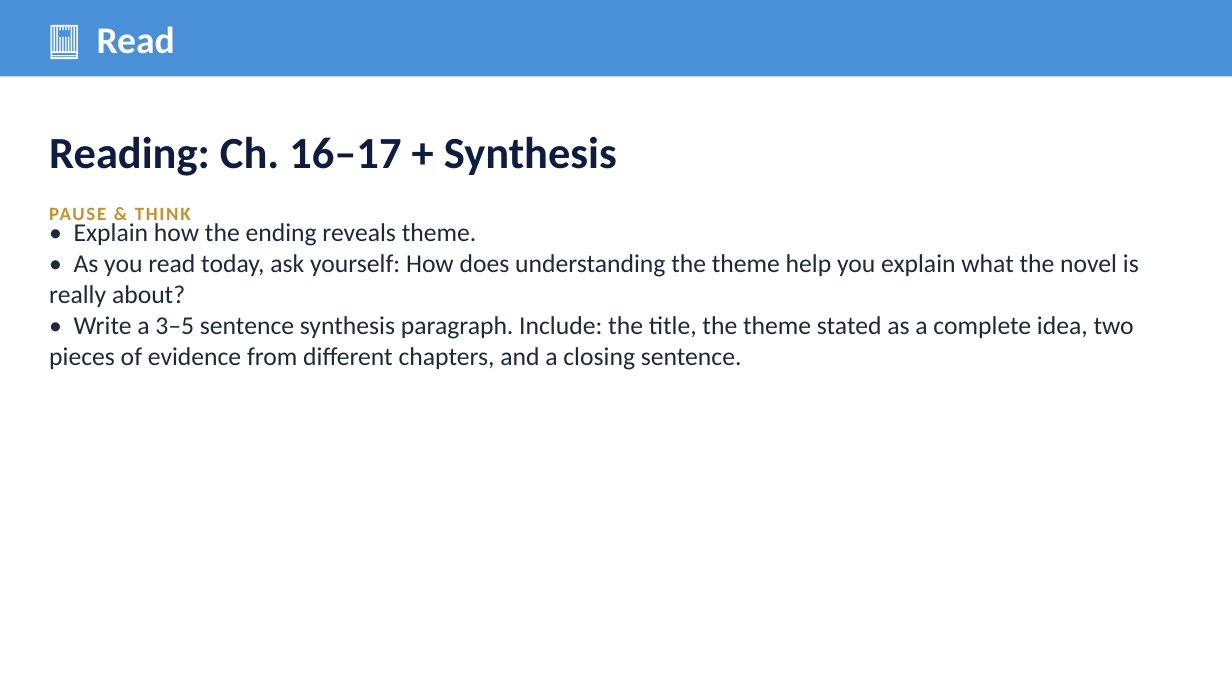
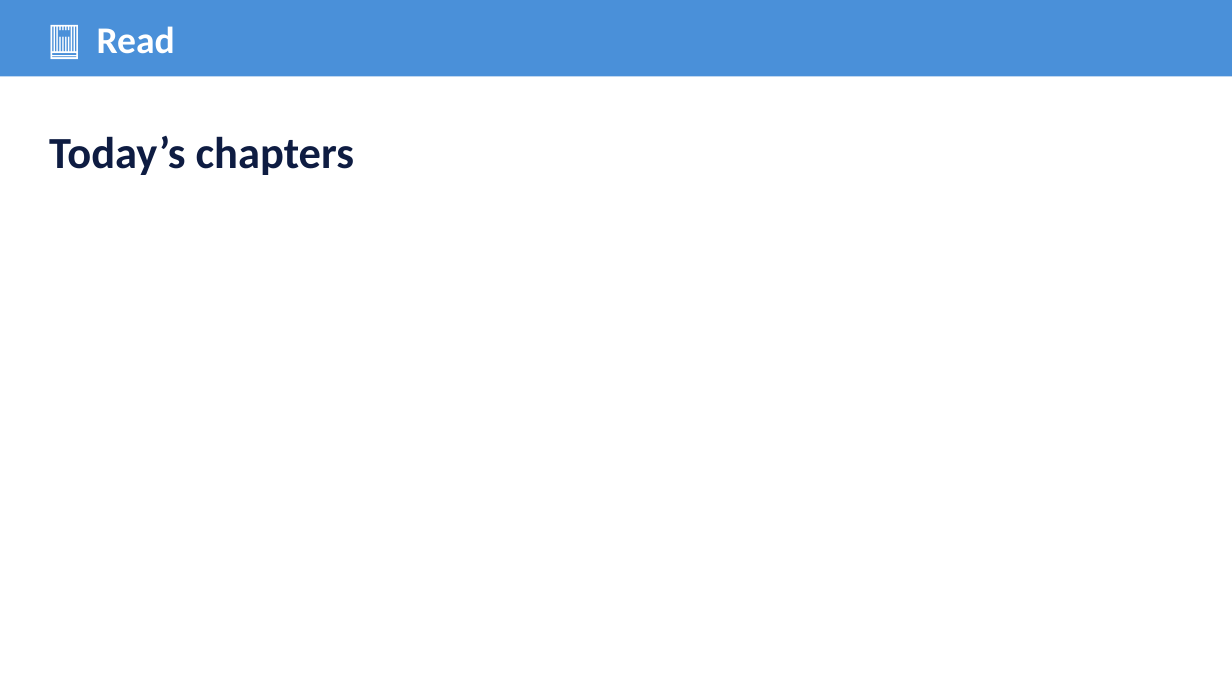
Before and after one commit to optimaondemand/optima-3rd-ela, a slide deck: slide 12 of Planning docs/Slides/lesson-30-3-teacher-slides.pptx. Drawn at 1232x693 pixels with LibreOffice and Linux fonts; fonts in the diff are those of the drawing. Boxes give left, top, right and bottom in pixels: in the first picture for what was removed or moved away, otherwise in the second. Text is boxed around its words. In the diff, an @@ line names an element or a change of style, - is before the commit and + after.

```diff
--- a/Planning docs/Slides/lesson-30-3-teacher-slides.pptx
+++ b/Planning docs/Slides/lesson-30-3-teacher-slides.pptx
@@ text at box(49, 136, 354, 175): text changed @@
-Reading: Ch. 16–17 + Synthesis
+Today’s chapters
@@ text removed at box(49, 207, 191, 226) @@
-PAUSE & THINK
@@ text removed at box(49, 223, 1139, 370) @@
-• Explain how the ending reveals theme.
-• As you read today, ask yourself: How does understanding the theme help you explain what the novel is really about?
-• Write a 3–5 sentence synthesis paragraph. Include: the title, the theme stated as a complete idea, two pieces of evidence from different chapters, and a closing sentence.
```
Also in this commit, not shown: 2 other slides changed, 41 other files.
